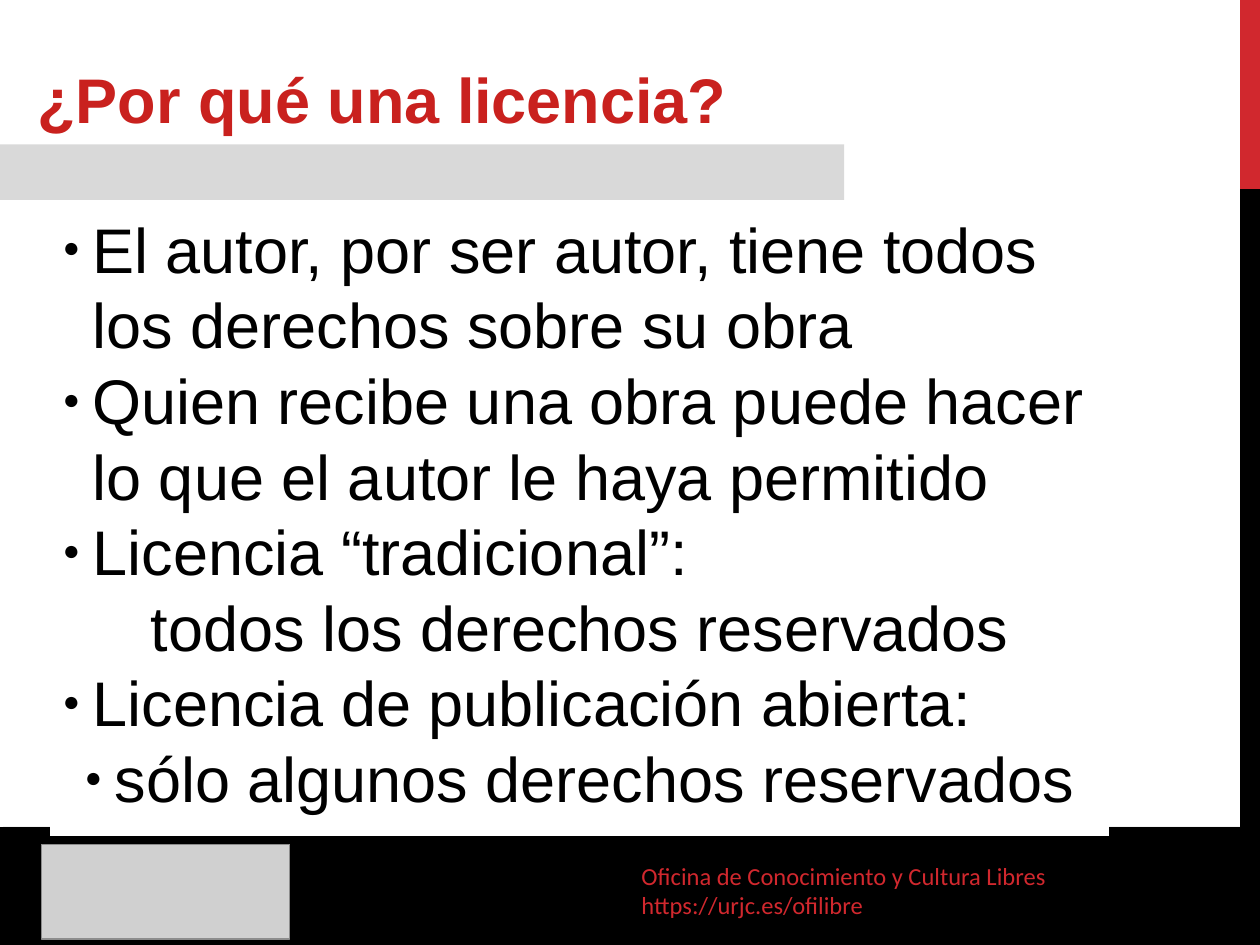
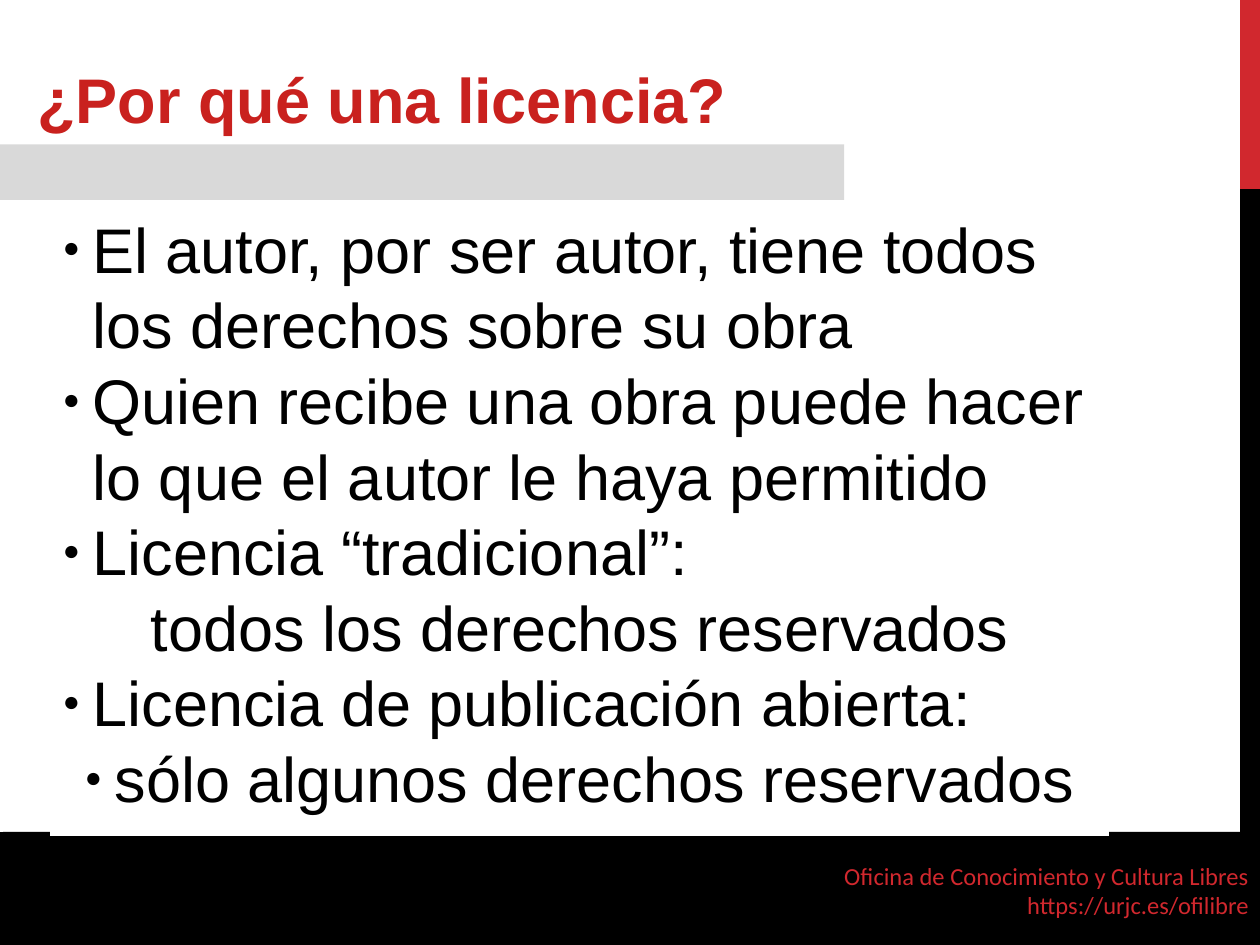
Before and after one commit to gabrielIzquierdo/OfiLibreGabri.github.io, a slide deck: slide 32 of static/transpas/tfgs-abiertos/TFGs_Abiertos.odp (slide 28 before the commit). Drawn at 1260x945 pixels with LibreOffice and Linux fonts; fonts in the diff are those of the drawing; grey boxes stand for pictures; background and template pictures are left out. Boxes give left, top, right and bottom in pixels: in the first picture for what was removed or moved away, otherwise in the second. Text is boxed around its words. In the diff, an @@ line names an element or a change of style, - is before the commit and + after.

```diff
--- a/static/transpas/tfgs-abiertos/TFGs_Abiertos.odp
+++ b/static/transpas/tfgs-abiertos/TFGs_Abiertos.odp
@@ freeform shape removed at box(0, 827, 1260, 945) @@
@@ freeform shape added at box(0, 832, 1260, 945), fill #000000 @@
@@ picture removed at box(42, 844, 290, 939) @@
@@ text removed at box(641, 868, 1045, 918) @@
-Oficina de Conocimiento y Cultura Libres
-https://urjc.es/ofilibre
@@ text added at box(844, 868, 1248, 918), 14 pt, text #D1282E @@
+Oficina de Conocimiento y Cultura Libres
+https://urjc.es/ofilibre
```
Also in this commit, not shown: 47 other slides changed, 7 slides added, 2 slides removed, 1 other file.
